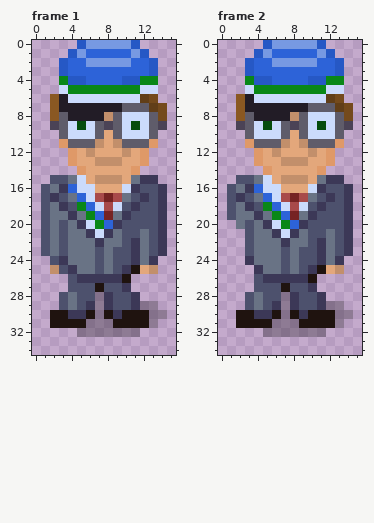
A pixel-art file gets an edit: art/cfe-ksv-karl.aseprite. The first picture shows the starting point.
16x35 pixels, 3 frames. Shown: frame 1, frame 2.
And afterwards:
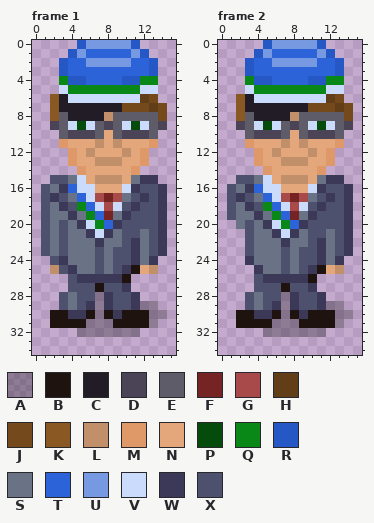
Palette (. is transparent): A #00000046  B #1f130f  C #221c26  D #4b4356  E #5f5c6a  F #762323  G #a84a4a  H #613e18  J #744a1c  K #8a5822  L #c28f6b  M #df9968  N #e3a77b  P #054c0c  Q #098717  R #2658c5  S #697385  T #2d63d8  U #7799e2  V #cbdbfc  W #3c3857  X #4d516d
Author's note on the commit: Smaller glasses for Karl
Change:
--- frame 1, layer "Layer 1"
@@ x 0..15 @@
  6 ..KCVVVVVVVVHJ..
- 7 ..KCCCCCCCEEEHJ.
- 8 ..KECCCCLEVVVEJ.
+ 7 ..KCCCCCCCJJJHJ.
+ 8 ..KECCCCLEEEEEJ.
  9 ..DEVPVEDEVPVED.
-10 ...EVVVENEVVVE..
-11 ...MEEELNLEEEM..
+10 ...EDDDENEDDDE..
+11 ...MNNNLNLNNNM..
 12 ....MNLNNNLNM...
--- frame 2, layer "Layer 1": the same change as frame 1
Changed places in both pictures, as pixel boxes (x1, y1, x2, y2):
changed: (68, 103, 149, 148)
changed: (254, 103, 335, 148)
